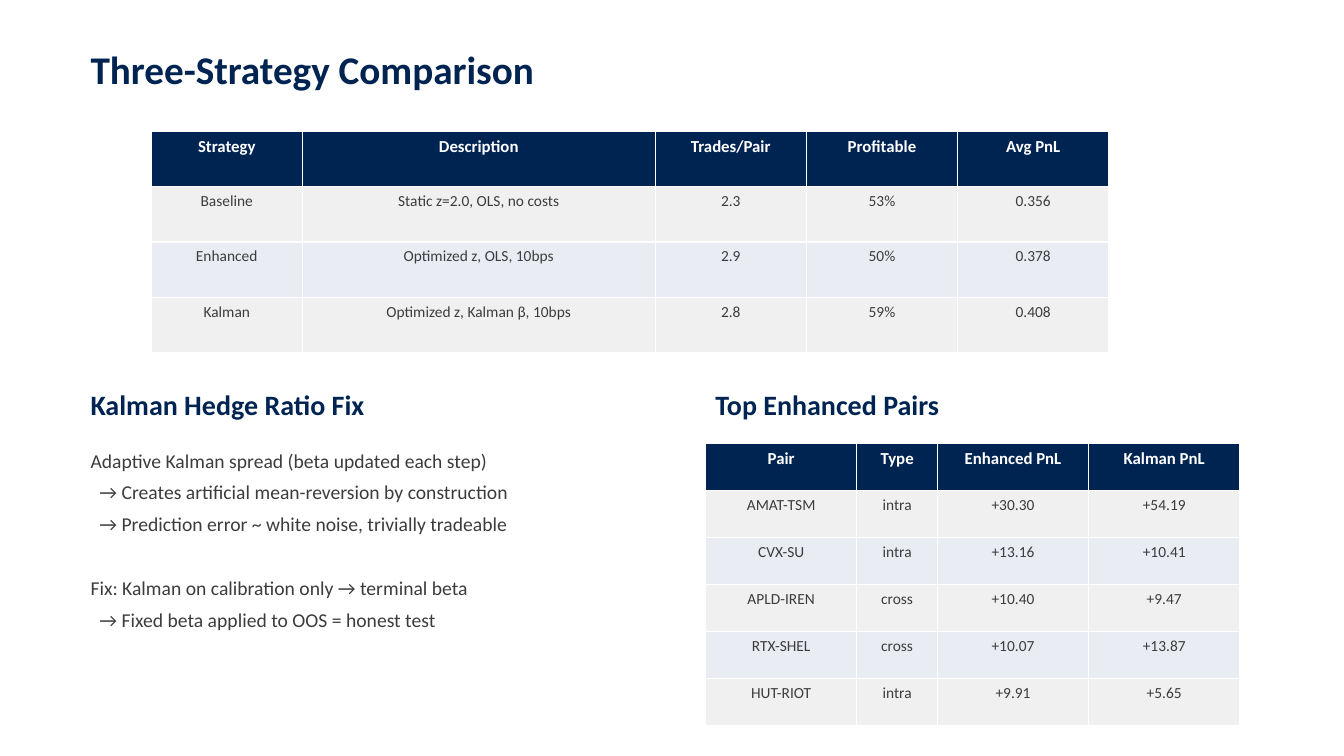
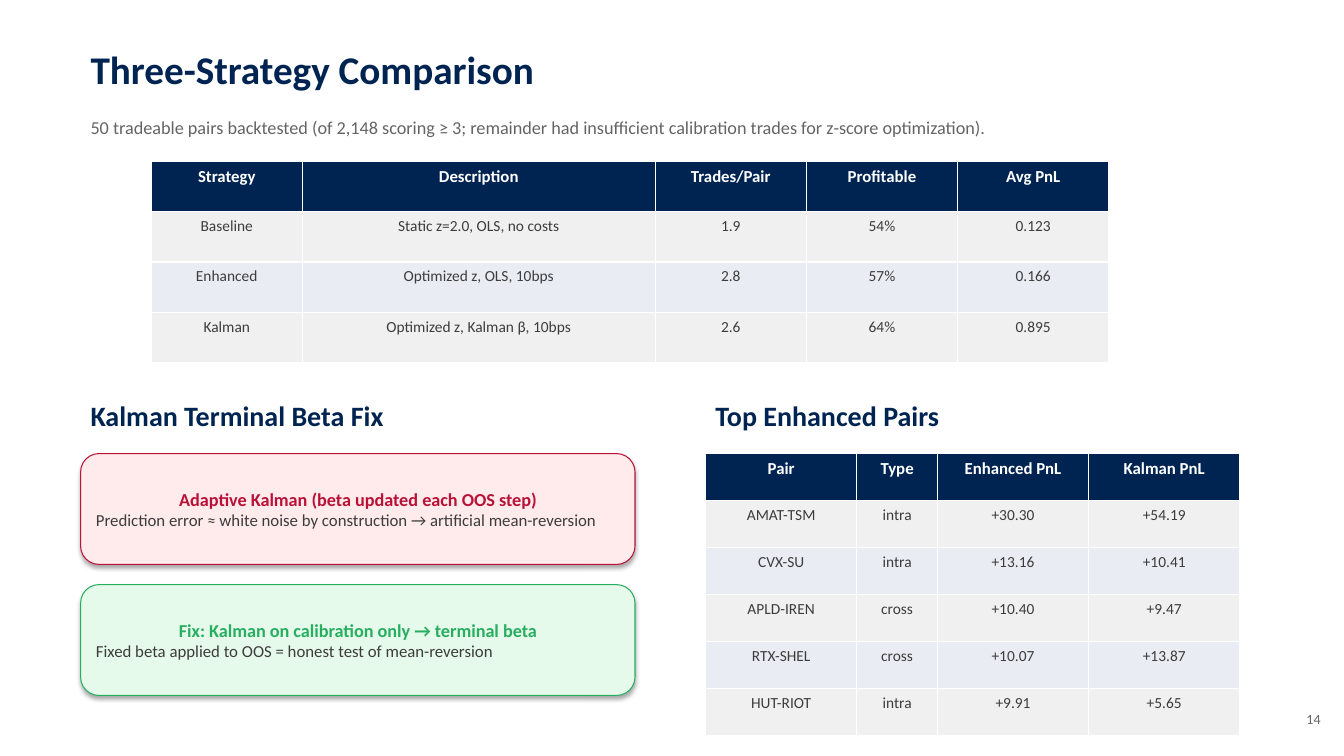
Before and after one commit to jcmcode/pairs-test, a slide deck: slide 14 of deliverables/presentation.pptx (slide 19 before the commit). Drawn at 1344x756 pixels with LibreOffice and Linux fonts; fonts in the diff are those of the drawing. Boxes give left, top, right and bottom in pixels: in the first picture for what was removed or moved away, otherwise in the second. Text is boxed around its words. In the diff, an @@ line names an element or a change of style, - is before the commit and + after.

```diff
--- a/deliverables/presentation.pptx
+++ b/deliverables/presentation.pptx
@@ text added at bbox=[91, 121, 986, 137], 13 pt, text #646464 @@
+50 tradeable pairs backtested (of 2,148 scoring ≥ 3; remainder had insufficient calibration trades for z-score optimization).
@@ table at bbox=[151, 161, 1109, 363] @@
-row 2: Baseline | Static z=2.0, OLS, no costs | 2.3 | 53% | 0.356
+row 2: Baseline | Static z=2.0, OLS, no costs | 1.9 | 54% | 0.123
-row 3: Enhanced | Optimized z, OLS, 10bps | 2.9 | 50% | 0.378
+row 3: Enhanced | Optimized z, OLS, 10bps | 2.8 | 57% | 0.166
-row 4: Kalman | Optimized z, Kalman β, 10bps | 2.8 | 59% | 0.408
+row 4: Kalman | Optimized z, Kalman β, 10bps | 2.6 | 64% | 0.895
@@ table: place and size @@
-table at bbox=[151, 131, 1109, 353]
+table at bbox=[151, 161, 1109, 363]
@@ text at bbox=[91, 406, 384, 427]: text changed @@
-Kalman Hedge Ratio Fix
+Kalman Terminal Beta Fix
@@ text "Top Enhanced Pairs": place and size @@
-text "Top Enhanced Pairs" at bbox=[715, 395, 939, 420]
+text "Top Enhanced Pairs" at bbox=[715, 406, 939, 431]
@@ rounded rectangle added at bbox=[81, 454, 635, 565], fill #FFEBEB, outline #B91137 0.75 pt, 12 pt, text #3C3C3C @@
+Adaptive Kalman (beta updated each OOS step)
+Prediction error ≈ white noise by construction → artificial mean-reversion
@@ text removed at bbox=[91, 454, 508, 630] @@
-Adaptive Kalman spread (beta updated each step)
-→ Creates artificial mean-reversion by construction
-→ Prediction error ~ white noise, trivially tradeable
-Fix: Kalman on calibration only → terminal beta
-→ Fixed beta applied to OOS = honest test
@@ table: place and size @@
-table at bbox=[706, 444, 1240, 726]
+table at bbox=[706, 454, 1240, 736]
@@ rounded rectangle added at bbox=[81, 585, 635, 696], fill #E6FAEB, outline #27AE60 0.75 pt, 12 pt, text #3C3C3C @@
+Fix: Kalman on calibration only → terminal beta
+Fixed beta applied to OOS = honest test of mean-reversion
@@ text added at bbox=[1306, 715, 1320, 724], 10 pt, text #646464 @@
+14
```
Also in this commit, not shown: 17 other slides changed, 2 slides added, 7 slides removed, 15 other files.
